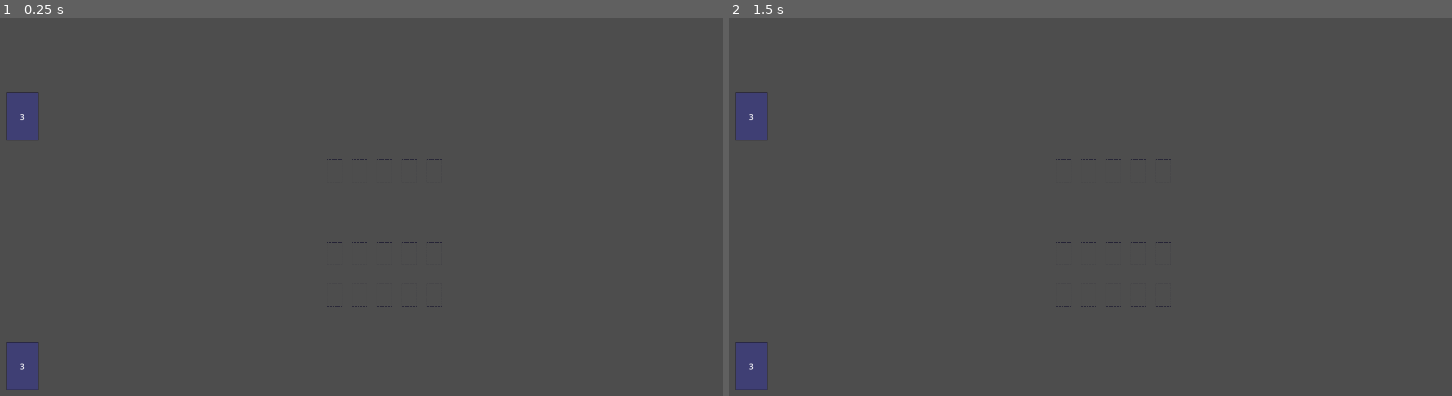
Above: before the commit, frames 1-2 (left to right).
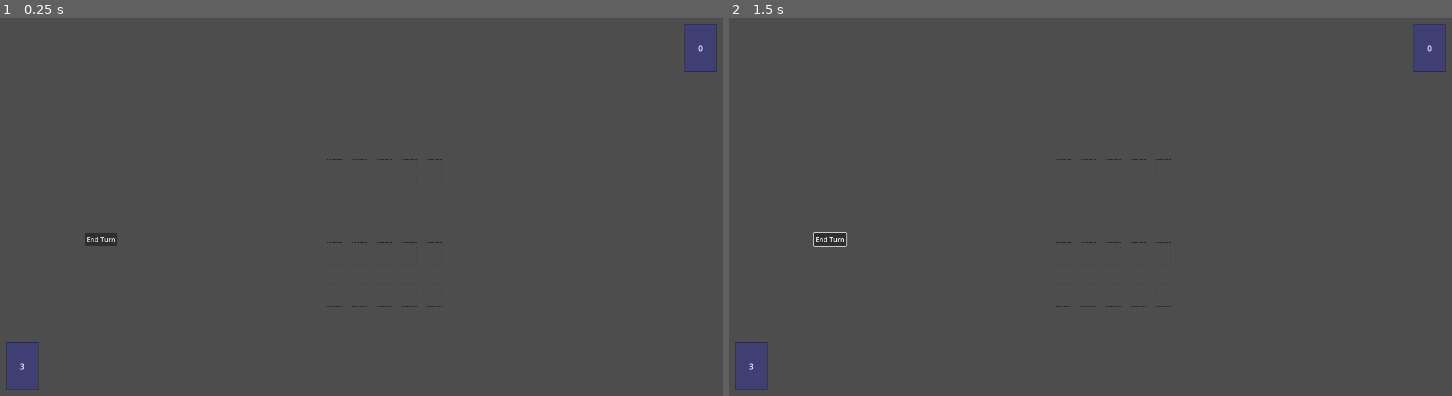
Above: after the commit, the same moments.

Repository: ryukgod26/Hand-of-Fate
Game: Godot game, scene res://Scenes/Game/game.tscn
Two runs of this game, one before a commit and one after it. Both use one fixed random seed, a clock stepped at 60 frames per second and the inputs below.
Inputs (mouse positions are in pixels of both pictures, inside the frame that each line leads up to):
- Up to frame 1 (0.25 s): no input
- Up to frame 2 (1.5 s): click (830, 241) at 0.5 s, where only the run after the commit has a clickable "End Turn"; tap Enter at 1.25 s; move the mouse to (1264, 199) at 1.27 s; hold Right from 1.28 s (still down); tap Alt at 1.35 s; click (1264, 199) at 1.42 s

The runs differ from the first frame. In frame 1, 1.3% of the frame differs, in the area x 0-100%, y 1-61%; in frame 2, 1.3%.

Commit message:
Enhance game scene by adding deck texture and end turn button; update card management for improved interaction and hover logic.

Diff:
--- a/Scenes/Game/game.tscn
+++ b/Scenes/Game/game.tscn
@@ -1,10 +1,11 @@
-[gd_scene load_steps=6 format=3 uid="uid://bu2hthxx3s1vv"]
+[gd_scene load_steps=7 format=3 uid="uid://bu2hthxx3s1vv"]
 
 [ext_resource type="Script" uid="uid://3ccumtx14yxg" path="res://Scripts/InputManager/input_manager.gd" id="1_ciybh"]
 [ext_resource type="Script" uid="uid://43ttoyi62nre" path="res://Scripts/CardManager/cards_manager.gd" id="1_qxfds"]
 [ext_resource type="Script" uid="uid://ctxuh8krilimn" path="res://Scripts/PlayerHand/player_hand.gd" id="3_i1e5p"]
 [ext_resource type="PackedScene" uid="uid://dlyktp4lwpkah" path="res://Scenes/Slot/slot.tscn" id="3_qikps"]
 [ext_resource type="PackedScene" uid="uid://dpisoycgfp2bg" path="res://Scenes/Deck/deck.tscn" id="4_i1e5p"]
+[ext_resource type="Texture2D" uid="uid://bxisyrvwgodhf" path="res://assets/Aseprite/Deck/test_deck.png" id="6_flgk0"]
 
 [node name="Game" type="Node2D"]
 
@@ -90,9 +91,36 @@
 
 [node name="OpponentDeck" type="Node2D" parent="."]
 
-[node name="Deck" parent="OpponentDeck" instance=ExtResource("4_i1e5p")]
-position = Vector2(150, 290)
+[node name="Deck" type="Node2D" parent="OpponentDeck"]
+z_index = -1
+position = Vector2(1780, 125)
 scale = Vector2(1.2, 1.2)
+
+[node name="Sprite2D" type="Sprite2D" parent="OpponentDeck/Deck"]
+texture = ExtResource("6_flgk0")
+
+[node name="Label" type="Label" parent="OpponentDeck/Deck"]
+texture_filter = 2
+anchors_preset = 8
+anchor_left = 0.5
+anchor_top = 0.5
+anchor_right = 0.5
+anchor_bottom = 0.5
+offset_left = -20.0
+offset_top = -11.5
+offset_right = 20.0
+offset_bottom = 11.5
+grow_horizontal = 2
+grow_vertical = 2
+text = "0"
+horizontal_alignment = 1
+
+[node name="EndTurnBtn" type="Button" parent="."]
+offset_left = 300.0
+offset_top = 570.0
+offset_right = 378.0
+offset_bottom = 601.0
+text = "End Turn"
 
 [connection signal="left_mouse_btn_pressed" from="InputManager" to="CardsManager" method="_on_input_manager_left_mouse_btn_pressed"]
 [connection signal="left_mouse_btn_released" from="InputManager" to="CardsManager" method="_on_input_manager_left_mouse_btn_released"]
--- a/Scripts/Card/card.gd
+++ b/Scripts/Card/card.gd
@@ -4,6 +4,7 @@
 signal hovered_off
 
 var starting_position
+var card_slot
 
 func _ready() -> void:
 	get_parent().connect_card_signals(self)
--- a/Scripts/CardManager/cards_manager.gd
+++ b/Scripts/CardManager/cards_manager.gd
@@ -4,6 +4,7 @@
 const COLLISION_MASK_CARD_SLOT = 2
 const DEFAULT_CARD_SCALE = 1.2
 const CARD_ENLARGED_SCALE = 1.27
+const CARD_SMALLER_SCALE = 0.6
 
 var card_being_dragged: Node2D
 var screen_size: Vector2
@@ -50,12 +51,13 @@
 		is_hovering_on_card = true
 
 func _on_card_hovered_off(card: Node2D) -> void:
-	highlight_card(card,false)
-	var new_card_hovered = raycast_check_for_card()
-	if new_card_hovered:
-		highlight_card(new_card_hovered,true)
-	else:
-		is_hovering_on_card = false
+	if not card.card_slot:
+		highlight_card(card,false)
+		var new_card_hovered = raycast_check_for_card()
+		if new_card_hovered:
+			highlight_card(new_card_hovered,true)
+		else:
+			is_hovering_on_card = false
 
 func highlight_card(card:Node2D,hovered:bool):
 	if hovered:
@@ -85,6 +87,9 @@
 	card_being_dragged.scale = Vector2(CARD_ENLARGED_SCALE,CARD_ENLARGED_SCALE)
 	var card_slot_found = raycast_check_for_card_slot()
 	if card_slot_found and not card_slot_found.card_in_slot:
+		card_being_dragged.scale = Vector2(CARD_SMALLER_SCALE,CARD_SMALLER_SCALE)
+		card_being_dragged.card_slot = card_slot_found
+		card_being_dragged.z_index = -1
 		%PlayerHand.remove_card_from_hand(card_being_dragged)
 		card_being_dragged.position = card_slot_found.position
 		card_being_dragged.get_node("Area2D/CollisionShape2D").disabled = true
